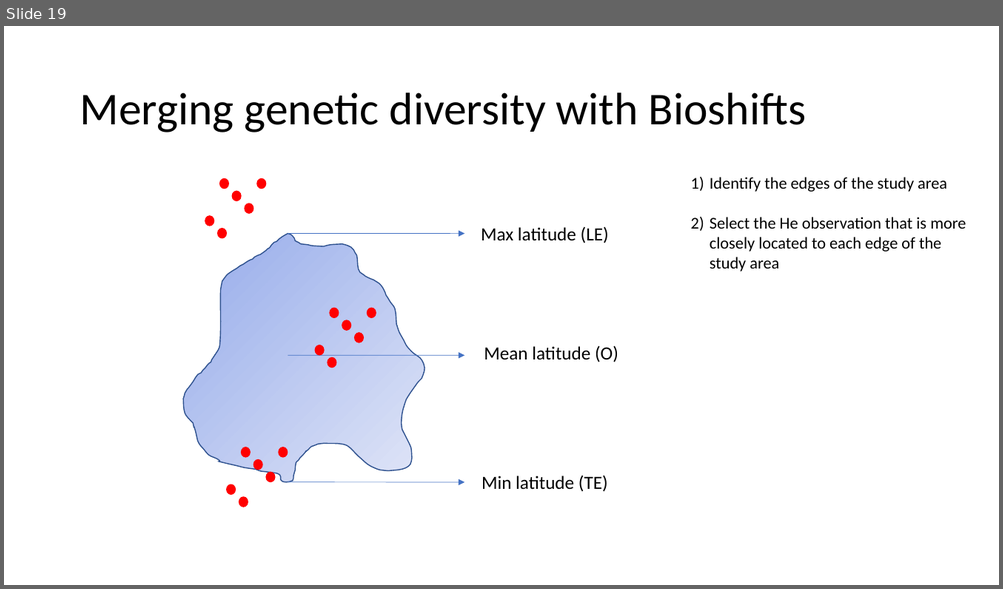
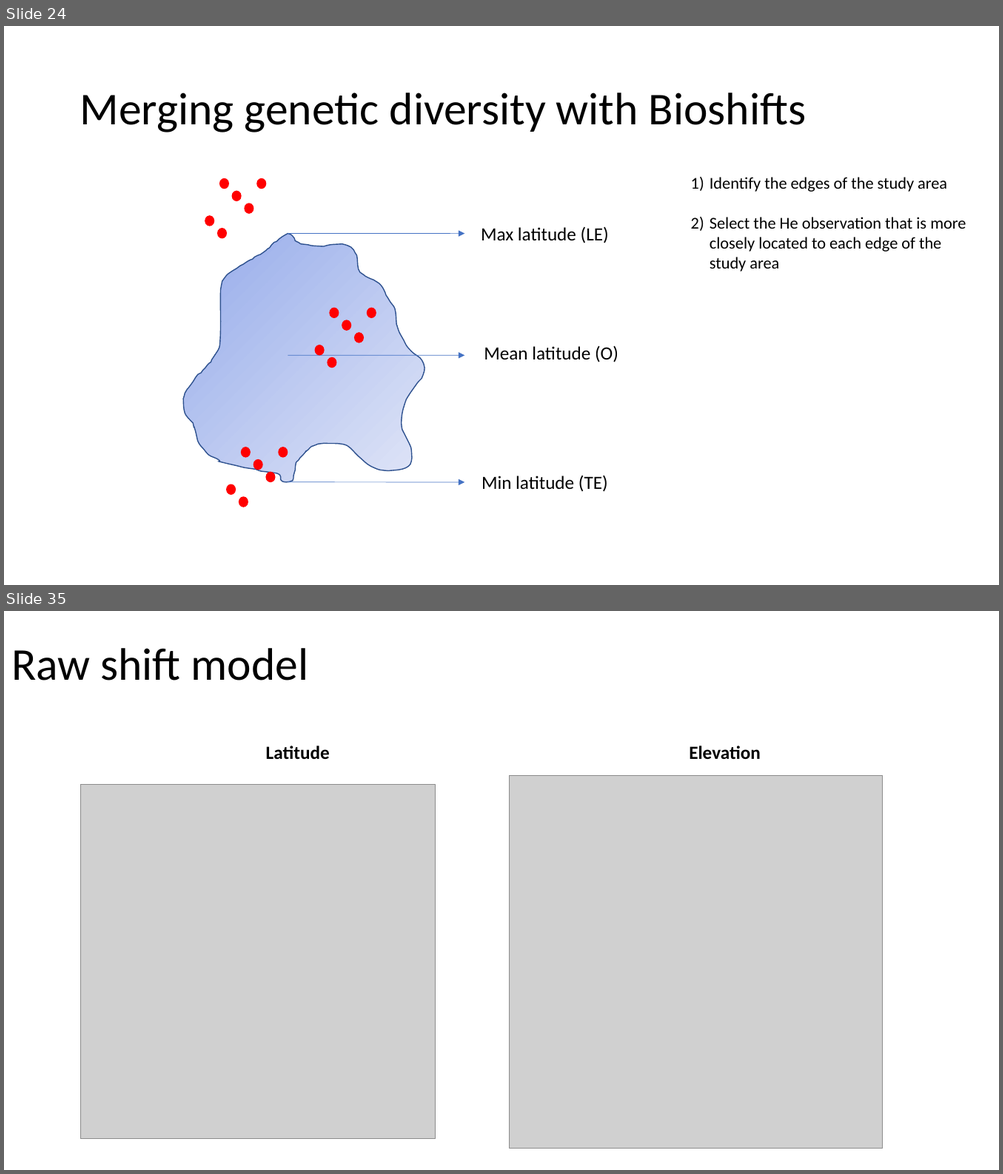
Before and after one commit to Bioshifts/genetic_diversity_range_shifts, a slide deck: Velocity_vs_rangeshift.ppt. Shown one above the other, each under a label of ours: slide 19 before the commit, slides 24 and 35 after it; the slides between them are not shown. The pictures are 1003x589 and 1003x1174 pixels, drawn with LibreOffice and Linux fonts; fonts in the diff are those of the drawing; grey boxes stand for pictures. Boxes give left, top, right and bottom in pixels: in the first picture for what was removed or moved away, otherwise in the second. Text is boxed around its words. In the diff, an @@ line names an element or a change of style, - is before the commit and + after.

Commit message:
new models

```diff
--- a/Velocity_vs_rangeshift.ppt
+++ b/Velocity_vs_rangeshift.ppt
@@ slide 35 added at (4,611,999,1170), background #FFFFFF @@
@@ title added at (11,648,309,681), 44 pt, text #000000 @@
+Raw shift model
@@ text added at (266,746,330,760), 18 pt, text #000000, bold @@
+Latitude
@@ text added at (688,746,760,760), 18 pt, text #000000, bold @@
+Elevation
@@ picture added at (81,784,435,1139) @@
@@ picture added at (509,775,882,1147) @@
@@ what was slide 19 is now slide 24 @@
```
Also in this commit, not shown: 15 slides changed, 31 other slides added, 10 slides removed, 2 other files.
